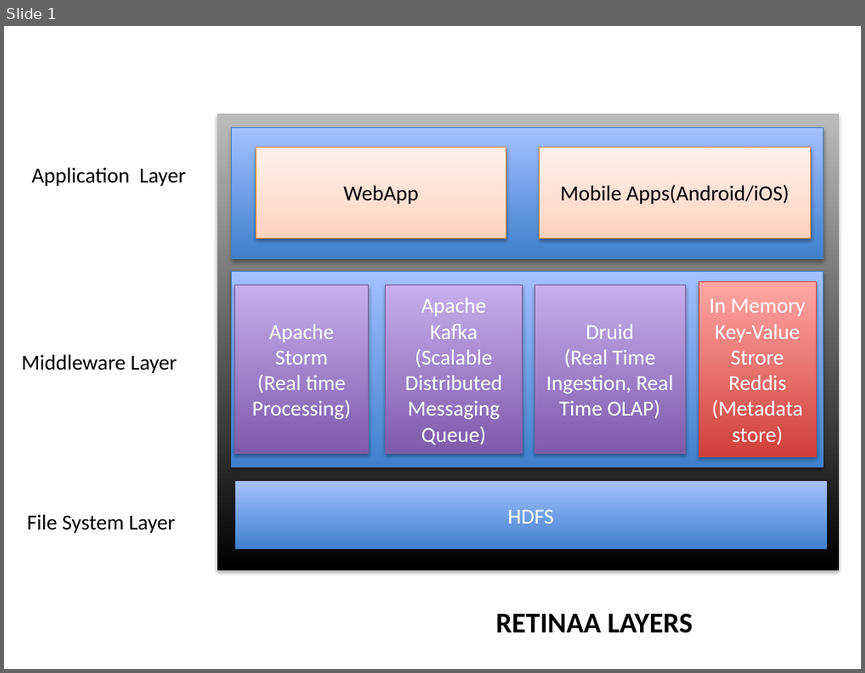
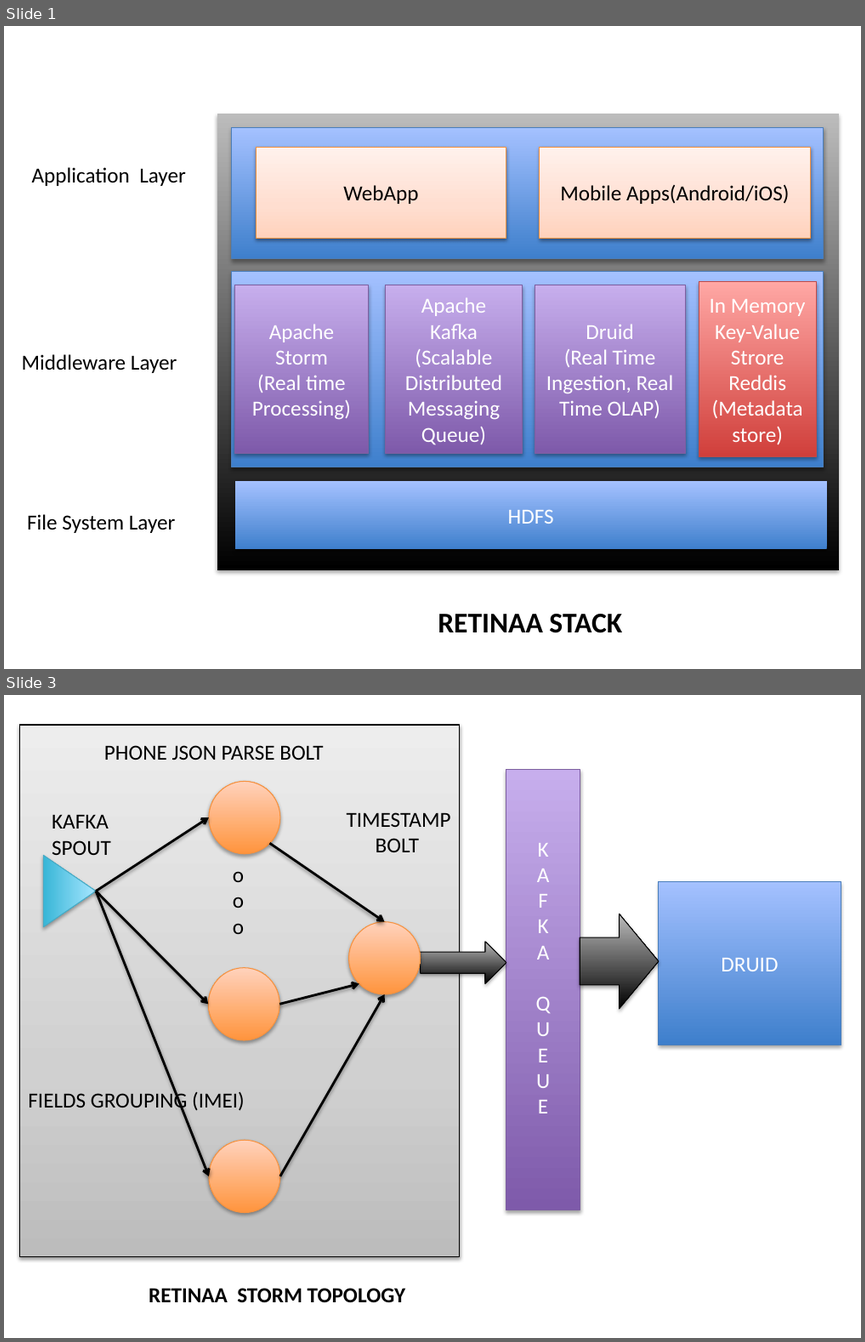
Before and after one commit to bourneagain/retina, a slide deck: report/Retinaa.pptx. Shown one above the other, each under a label of ours: slide 1 before the commit, slides 1 and 3 after it; the slides between them are not shown. The pictures are 865x673 and 865x1342 pixels, drawn with LibreOffice and Linux fonts; fonts in the diff are those of the drawing. Boxes give left, top, right and bottom in pixels: in the first picture for what was removed or moved away, otherwise in the second. Text is boxed around its words. In the diff, an @@ line names an element or a change of style, - is before the commit and + after.

```diff
--- a/report/Retinaa.pptx
+++ b/report/Retinaa.pptx
@@ slide 3 added at (4, 695, 861, 1338), background #FFFFFF @@
@@ rectangle added at (19, 725, 459, 1257), fill gradient #BDBDBD to #D1D1D1 to #EEEEEE, outline #000000 0.75 pt @@
@@ text added at (104, 745, 323, 760), 18 pt, text #000000 @@
+PHONE JSON PARSE BOLT
@@ rectangle added at (506, 770, 579, 1210), fill gradient #7F5BAB to #C8B0ED, outline #7D60A0 0.75 pt, 18 pt, text #FFFFFF @@
+K
+A
+F
+K
+A
+Q
+U
+E
+U
+E
@@ ellipse added at (209, 782, 280, 854), fill gradient #FF953E to #FFD2BD, outline #F69240 0.75 pt @@
@@ text added at (52, 815, 111, 855), 18 pt, text #000000 @@
+KAFKA SPOUT
@@ arrow added from (96, 891) to (209, 817), #000000 2 pt @@
@@ text added at (347, 812, 451, 852), 18 pt, text #000000 @@
+TIMESTAMP
+BOLT
@@ arrow added from (269, 843) to (385, 922), #000000 2 pt @@
@@ triangle added at (44, 855, 96, 927), fill gradient #39B7D8 to #A7E6FF, outline #46AAC5 0.75 pt @@
@@ text added at (233, 871, 244, 934), 18 pt, text #000000 @@
+o
+o
+o
@@ arrow added from (96, 891) to (208, 1004), #000000 2 pt @@
@@ arrow added from (96, 891) to (209, 1175), #000000 2 pt @@
@@ rectangle added at (658, 882, 840, 1044), fill gradient #3F80CE to #A4C4FF, outline #4B7EBC 0.75 pt, 18 pt, text #FFFFFF @@
+DRUID
@@ ellipse added at (348, 922, 420, 995), fill gradient #FF953E to #FFD2BD, outline #F69240 0.75 pt @@
@@ right arrow added at (579, 913, 658, 1009), fill gradient #000000 to #BDBDBD, outline #000000 0.75 pt @@
@@ right arrow added at (420, 941, 506, 983), fill gradient #000000 to #BDBDBD, outline #000000 0.75 pt @@
@@ ellipse added at (208, 968, 279, 1040), fill gradient #FF953E to #FFD2BD, outline #F69240 0.75 pt @@
@@ arrow added from (280, 1004) to (359, 984), #000000 2 pt @@
@@ arrow added from (280, 1175) to (385, 994), #000000 2 pt @@
@@ text added at (28, 1089, 245, 1112), 18 pt, text #000000 @@
+FIELDS GROUPING (IMEI)
@@ ellipse added at (209, 1140, 280, 1213), fill gradient #FF953E to #FFD2BD, outline #F69240 0.75 pt @@
@@ text added at (148, 1287, 405, 1302), 18 pt, text #000000, bold @@
+RETINAA STORM TOPOLOGY
@@ slide 1 changed as well @@
@@ text at (438, 613, 622, 633): text changed @@
-RETINAA LAYERS
+RETINAA STACK
```
Also in this commit, not shown: 1 other slide added.
